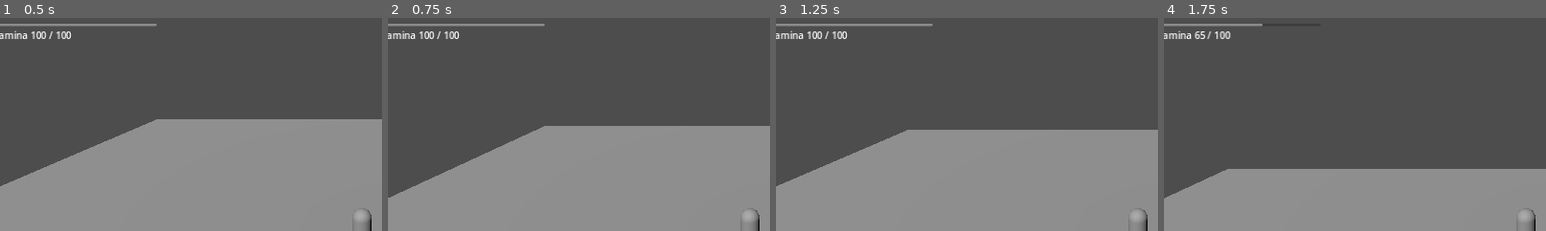
Above: before the commit, frames 1-4 (left to right).
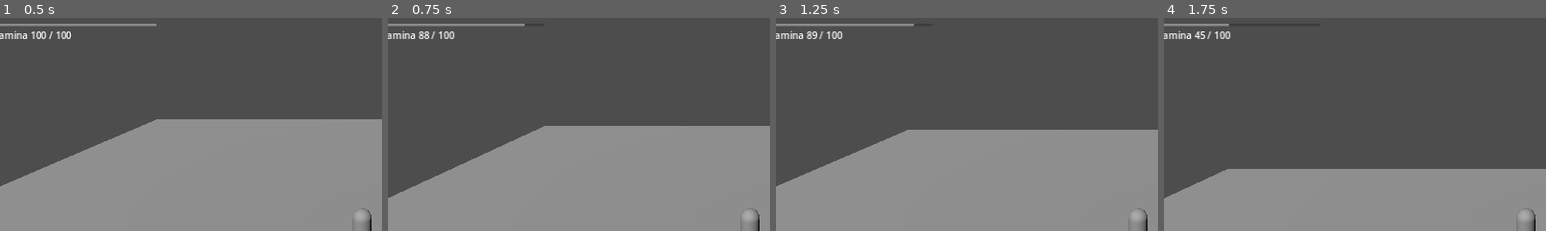
Above: after the commit, the same moments.

Repository: thegoatleroyjenkins/arpg-game
Game: Godot game, scene res://prototype3d/main_3d.tscn
The game is run twice, just before and just after one commit, with the same random seed, the same clock (stepped at 60 frames per second) and the same inputs. This scene is started directly instead of the project's main scene.
Inputs (mouse positions are % of the whole screen's width and height, from its top left):
- Up to frame 1 (0.5 s): no input
- Up to frame 2 (0.75 s): tap Enter (ui_accept) at 0.5 s; move the mouse to (55, 49) at 0.52 s; press the mouse at (55, 49) at 0.53 s; hold W (move_up) from 0.53 s (still down)
- Up to frame 3 (1.25 s): keep holding W (move_up); tap Enter (ui_accept) at 0.77 s
- Up to frame 4 (1.75 s): keep holding W (move_up); move the mouse to (45, 50) at 1.27 s; release the mouse at (45, 50) at 1.28 s; tap Q (dash) at 1.35 s; tap Enter (ui_accept) at 1.52 s
The pictures show only the part of the screen within x 3-53%, y 0-50%; the shares and areas given below are measured in that part.

Frame 1 is identical in both runs. In frame 2, 0.3% of the frame differs, in the area x 8-41%, y 2-10%; in frame 3, 0.3%; in frame 4, 0.2%.

Commit message:
Add data-driven jump stamina cost in 3D prototype

Diff:
--- a/prototype3d/default_player_tuning_3d.tres
+++ b/prototype3d/default_player_tuning_3d.tres
@@ -16,6 +16,7 @@
 max_stamina = 100.0
 sprint_stamina_per_second = 28.0
 dash_stamina_cost = 35.0
+jump_stamina_cost = 12.0
 stamina_regen_per_second = 24.0
 stamina_regen_delay = 0.7
 dash_speed = 18.0
--- a/prototype3d/player_3d.gd
+++ b/prototype3d/player_3d.gd
@@ -49,7 +49,8 @@
 		velocity.y -= tuning.gravity * gravity_scale * delta
 		velocity.y = max(velocity.y, -tuning.max_fall_speed)
 
-	if jump_buffer_left > 0.0 and coyote_time_left > 0.0:
+	if jump_buffer_left > 0.0 and coyote_time_left > 0.0 and _can_pay_stamina(tuning.jump_stamina_cost):
+		_use_stamina(tuning.jump_stamina_cost)
 		velocity.y = tuning.jump_velocity
 		jump_buffer_left = 0.0
 		coyote_time_left = 0.0
--- a/prototype3d/player_tuning_3d.gd
+++ b/prototype3d/player_tuning_3d.gd
@@ -19,6 +19,7 @@
 @export var max_stamina: float = 100.0
 @export var sprint_stamina_per_second: float = 28.0
 @export var dash_stamina_cost: float = 35.0
+@export var jump_stamina_cost: float = 12.0
 @export var stamina_regen_per_second: float = 24.0
 @export var stamina_regen_delay: float = 0.7
 
Not shown, changed: README.md
